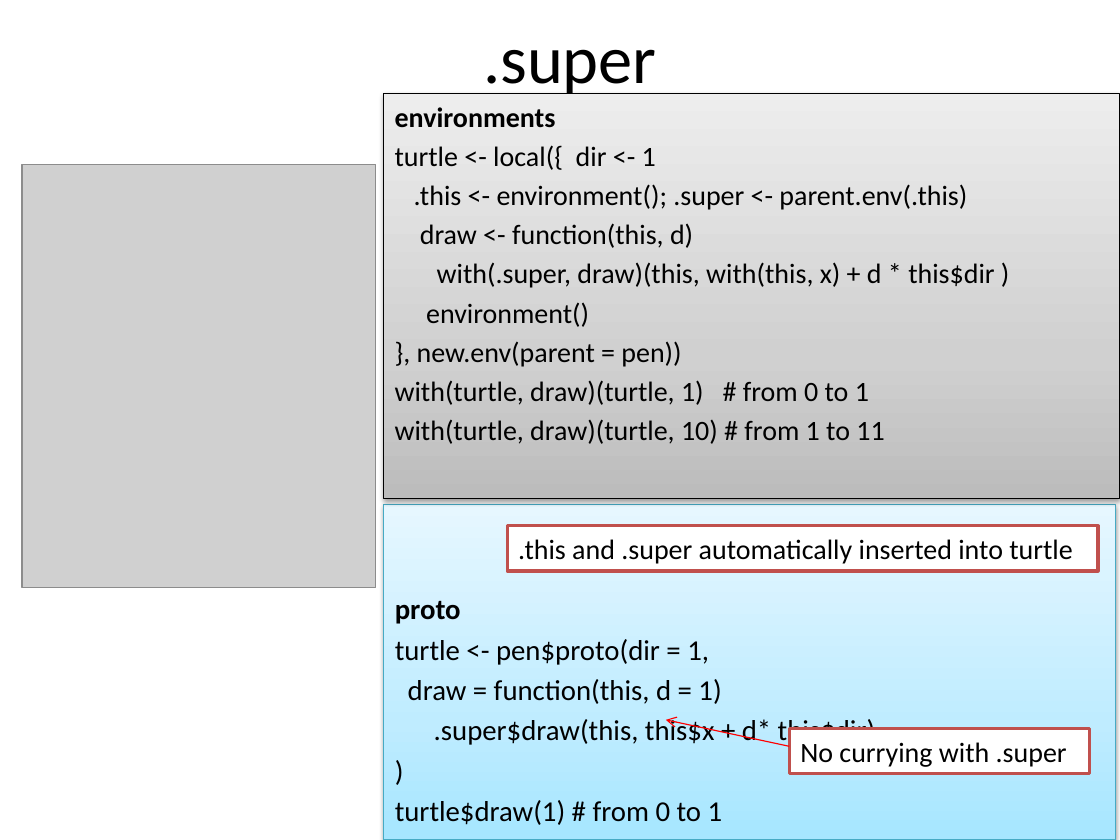
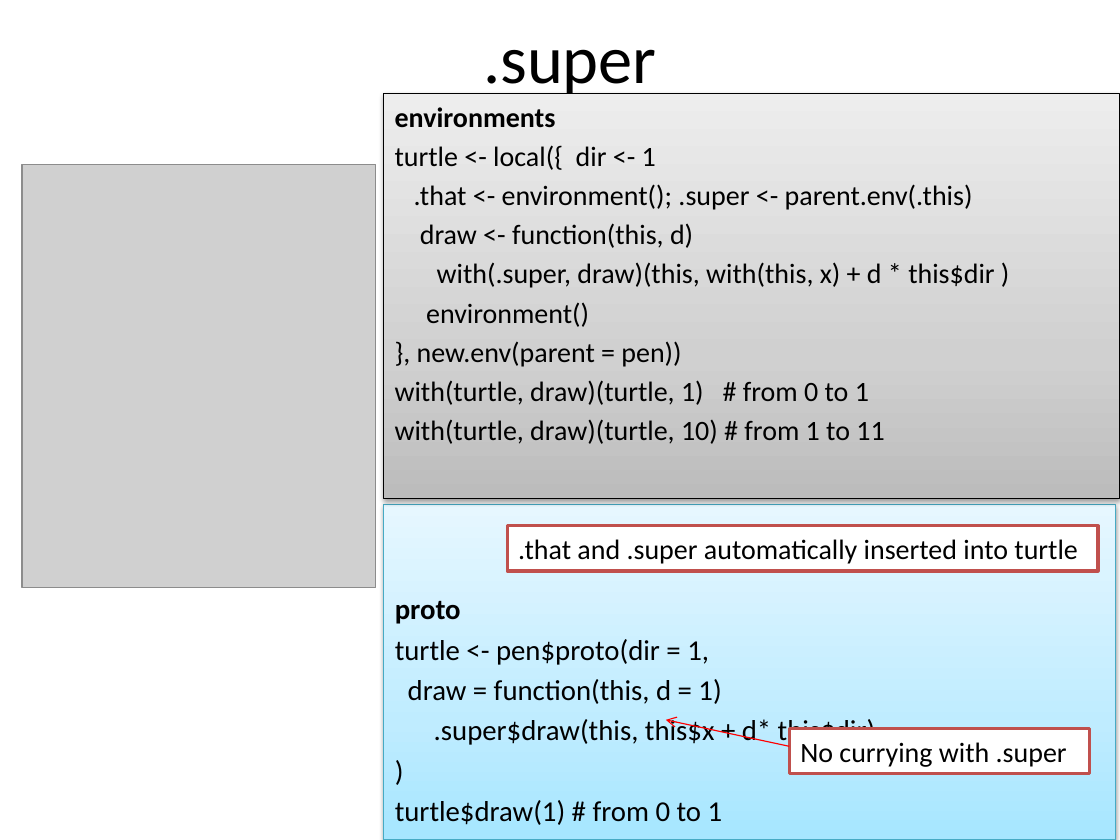
Before and after one commit to joshuaulrich/rfinanceconference, a slide deck: slide 23 of agenda/2011/LouisKates.pptx. Drawn at 1120x840 pixels with LibreOffice and Linux fonts; fonts in the diff are those of the drawing; grey boxes stand for pictures. Boxes give left, top, right and bottom in pixels: in the first picture for what was removed or moved away, otherwise in the second. Text is boxed around its words. In the diff, an @@ line names an element or a change of style, - is before the commit and + after.

```diff
--- a/agenda/2011/LouisKates.pptx
+++ b/agenda/2011/LouisKates.pptx
@@ text in rectangle at (414,184,973,210): text changed @@
-.this <- environment(); .super <- parent.env(.this)
+.that <- environment(); .super <- parent.env(.this)
@@ text in rectangle at (518,539,1077,564): text changed @@
-.this and .super automatically inserted into turtle
+.that and .super automatically inserted into turtle
```
Also in this commit, not shown: 1 other slide changed.
